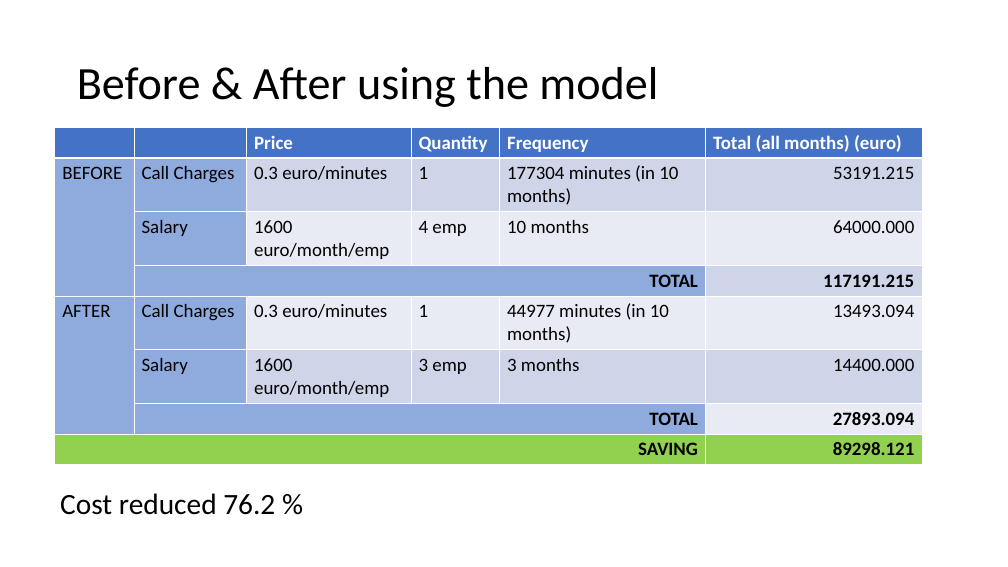
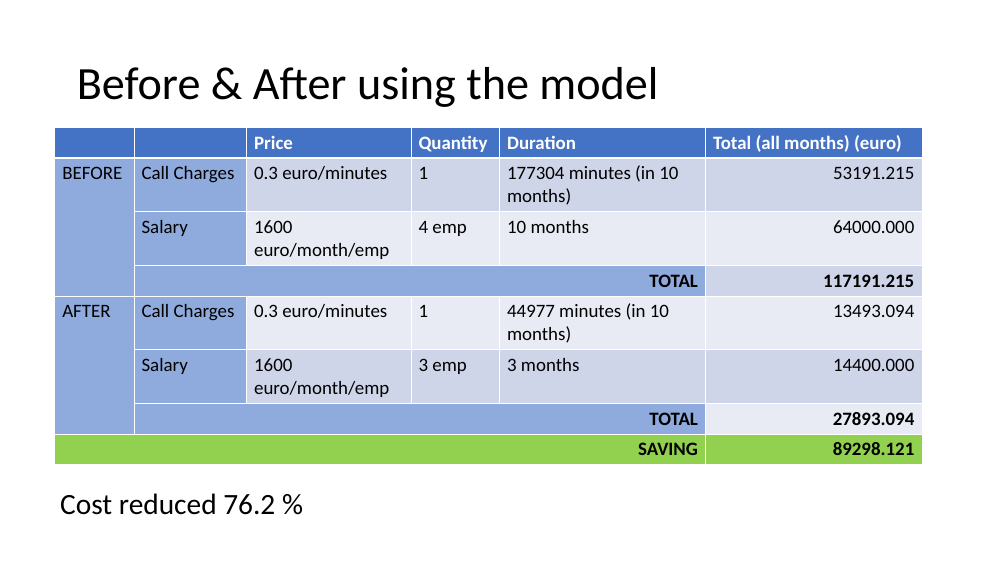
Before and after one commit to abdullahayas123/Tes-Model-Marketing-Scipy, a slide deck: slide 71 of Presentation-1.pptx. Drawn at 1008x567 pixels with LibreOffice and Linux fonts; fonts in the diff are those of the drawing. Boxes give left, top, right and bottom in pixels: in the first picture for what was removed or moved away, otherwise in the second. Text is boxed around its words. In the diff, an @@ line names an element or a change of style, - is before the commit and + after.

```diff
--- a/Presentation-1.pptx
+++ b/Presentation-1.pptx
@@ table at bbox=[54, 127, 921, 461] @@
-row 1, column 5: Frequency
+row 1, column 5: Duration
```
Also in this commit, not shown: 1 other slide changed, 3 other files.
